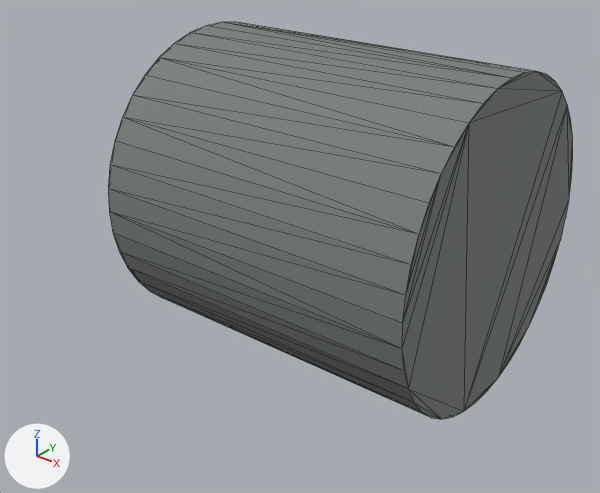
A saved change to the OBJ model ros2_ws/src/fs_description/meshes/pahadi/auger_feed_link.obj.
The view is the same before and after, from a camera (50 mm lens) standing at (0.198, -0.278, 0.144) and looking at (-0.002, -0.029, -0.01). Lighting does not change. The marker at lower left points along +X, +Y and +Z. The first picture is the older version. Mesh edges are drawn as thin lines. Where no turn or scale is listed for an object, it has been applied to the vertices.

In view in the first picture: 'motor_0'.
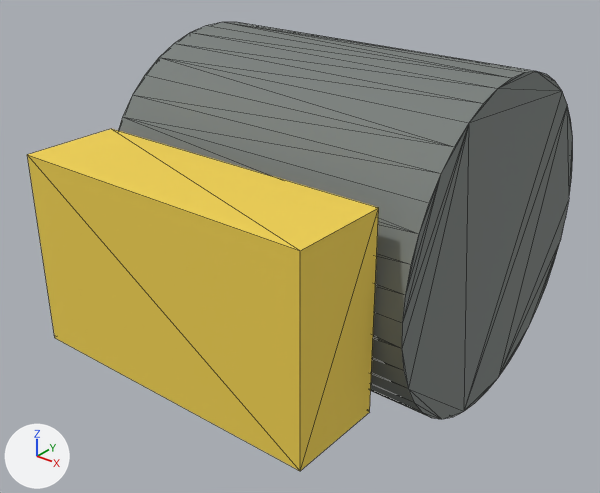
Pixel boxes [x1, y1, x2, y2] of what changed, in the pictures (600 x 493 px):
'carriage_1', added (yellow): after [27, 129, 379, 471]

What the commit changed:
Material 'yellow_100' (mat_yellow_100) is new.
Its base color is (0.886, 0.647, 0.078) (yellow #f2d24f).
Its roughness is 0.827.
Mesh me_carriage_1 is new.
It has 16 vertices, 28 faces and spans x -0.065..0.065, y -0.112..-0.042, z -0.04..0.04.
It uses material mat_yellow_100 (yellow #f2d24f).
Object 'carriage_1' (ob_carriage_1) is new; it shows me_carriage_1.
Its location is (0.0, 0.0, 0.0).
